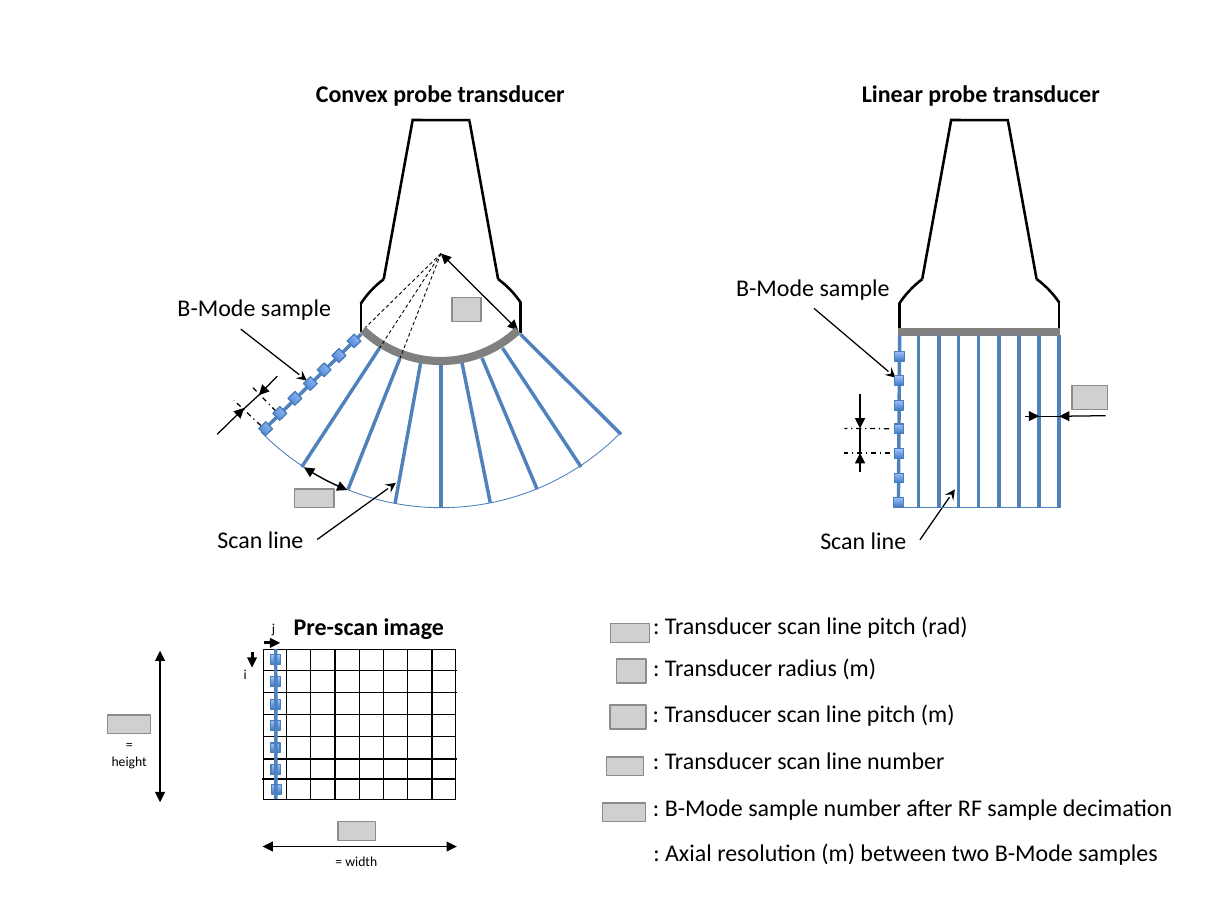
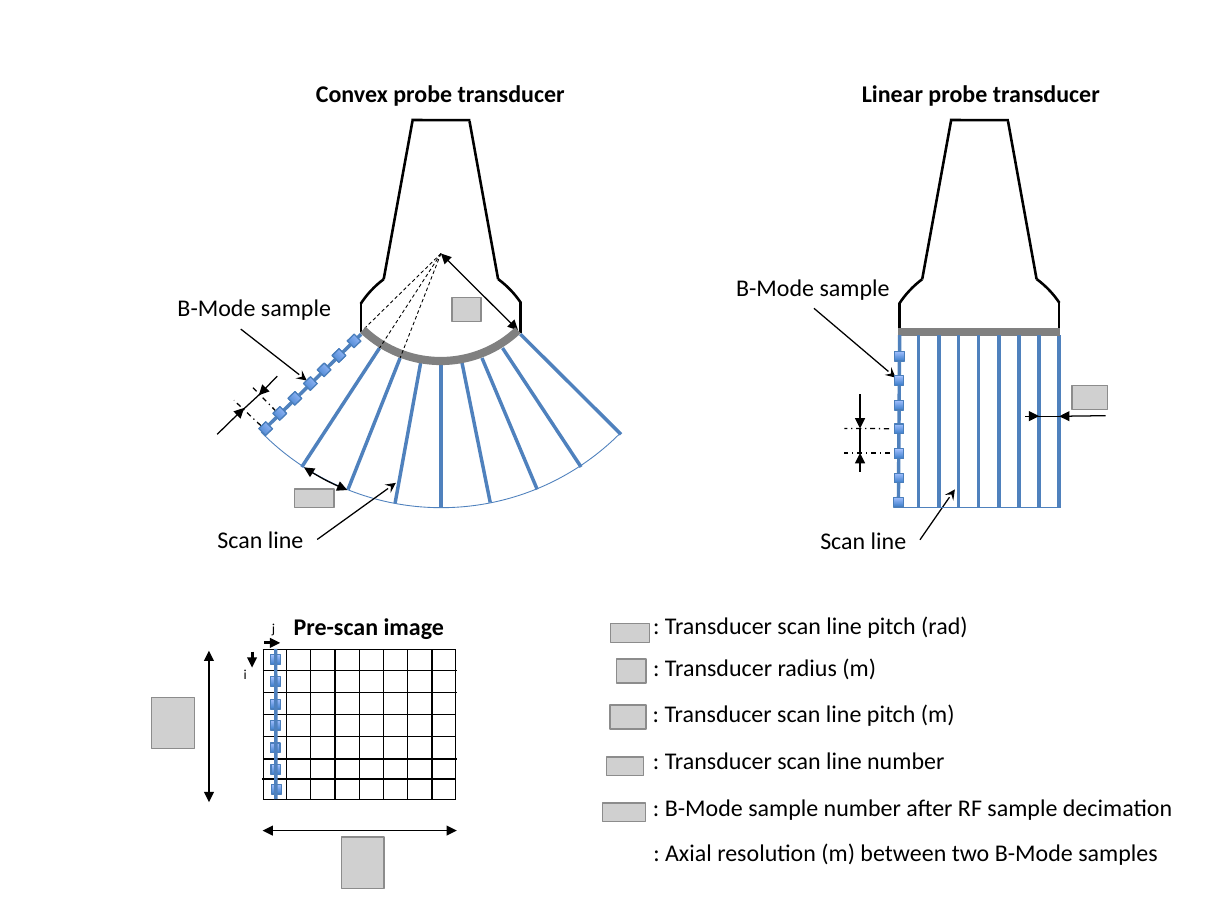
Before and after one commit to lagadic/ustk, a slide deck: slide 3 of doc/image/img-usProbeSettings.pptx. Drawn at 1232x924 pixels with LibreOffice and Linux fonts; fonts in the diff are those of the drawing; grey boxes stand for pictures; background and template pictures are left out. Boxes give left, top, right and bottom in pixels: in the first picture for what was removed or moved away, otherwise in the second. Text is boxed around its words. In the diff, an @@ line names an element or a change of style, - is before the commit and + after.

```diff
--- a/doc/image/img-usProbeSettings.pptx
+++ b/doc/image/img-usProbeSettings.pptx
@@ double arrow moved from (160, 802) - (160, 650) to (209, 802) - (209, 650) @@
@@ picture removed at (107, 715, 150, 733) @@
@@ picture added at (152, 697, 195, 749) @@
@@ text removed at (112, 756, 147, 769) @@
-=
-height
@@ double arrow moved from (262, 846) - (457, 846) to (262, 830) - (457, 830) @@
@@ picture removed at (338, 822, 376, 840) @@
@@ picture added at (341, 837, 384, 888) @@
@@ text removed at (345, 856, 377, 866) @@
-= width
```
Also in this commit, not shown: 6 other slides changed, 10 other files.
